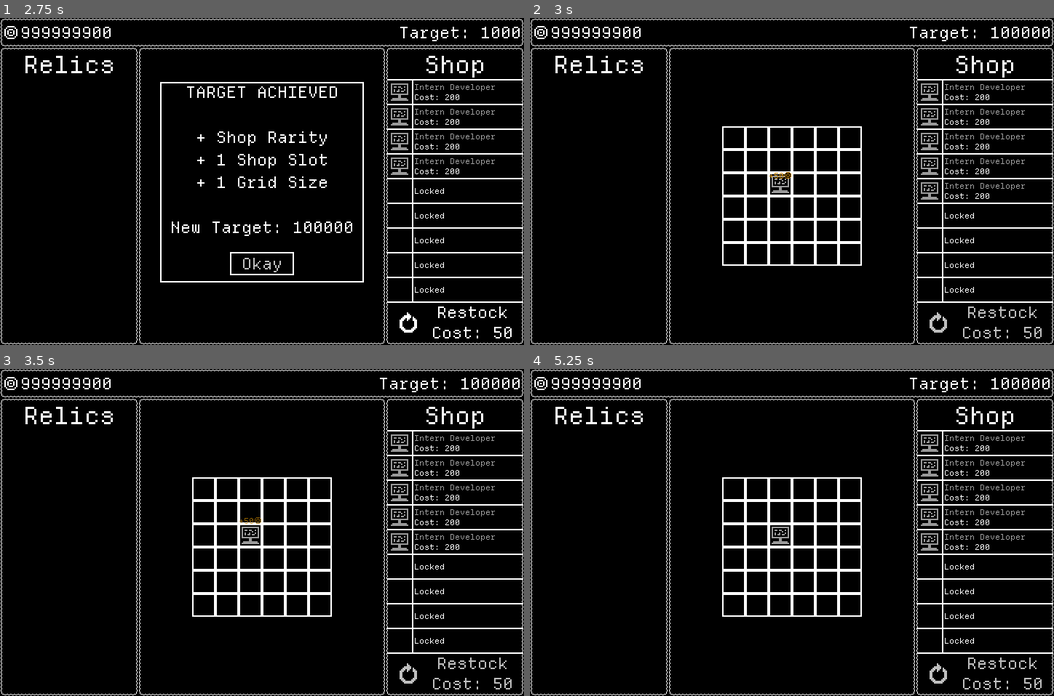
Above: before the commit, frames 1-4 (two rows, left to right).
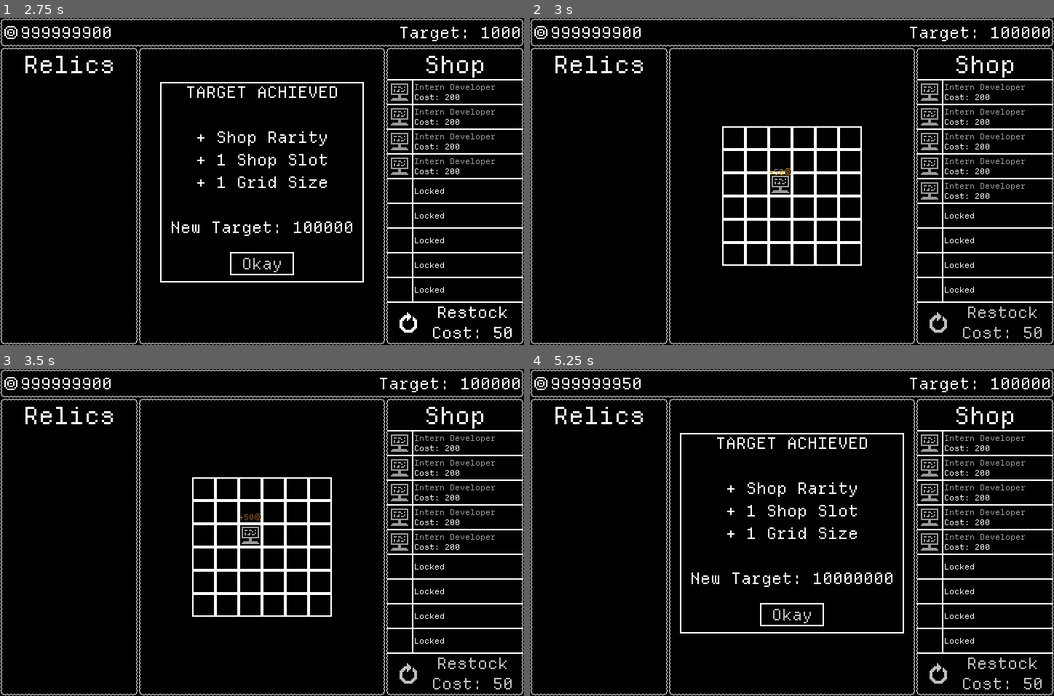
Above: after the commit, the same moments.

Repository: GemDust0/TooBigToFail
Game: Godot game, scene res://Scenes/CorporateSim.tscn
The game is run twice, just before and just after one commit, with the same random seed, the same clock (stepped at 60 frames per second) and the same inputs. This scene is started directly instead of the project's main scene.
Inputs (mouse positions are in pixels of both pictures, inside the frame that each line leads up to):
- Up to frame 1 (2.75 s): click "Restock Cost: 50" at 0.5 s; click "Restock Cost: 50" at 1.25 s; click "Restock Cost: 50" at 2 s
- Up to frame 2 (3 s): click "Okay" at 2.75 s
- Up to frame 3 (3.5 s): no input
- Up to frame 4 (5.25 s): tap Enter (enter) at 3.5, 5 s; move the mouse to (907, 516) at 3.52 s; hold Enter (enter) 3.53-4.28 s; click (907, 516) at 3.67 s; tap Space at 4.25 s; move the mouse to (687, 548) at 4.27 s; click (687, 548) at 4.35 s; move the mouse to (844, 460) at 5.02 s; hold Enter (enter) from 5.03 s (still down); click (844, 460) at 5.17 s

Frame 1 is identical in both runs. In frame 2, less than 0.1% of the frame differs, in the area x 45-50%, y 46-50%; in frame 3, less than 0.1%; in frame 4, 4.7%, in the area x 17-72%, y 2-81%.

Commit message:
tweaks to node disabling when target achieved

Diff:
--- a/Scenes/EmployeeShop.tscn
+++ b/Scenes/EmployeeShop.tscn
@@ -103,6 +103,14 @@
 mouse_filter = 2
 color = Color(1, 1, 1, 0.49803922)
 
+[node name="Disabler" type="ColorRect" parent="." unique_id=976466326]
+visible = false
+offset_left = 530.0
+offset_top = 40.0
+offset_right = 720.0
+offset_bottom = 450.0
+color = Color(1, 1, 1, 0)
+
 [connection signal="button_down" from="RestockButton" to="RestockButton" method="_on_button_down"]
 [connection signal="button_up" from="RestockButton" to="RestockButton" method="_on_button_up"]
 [connection signal="mouse_entered" from="RestockButton" to="RestockButton" method="_on_mouse_entered"]
--- a/Scripts/CorporateSim.gd
+++ b/Scripts/CorporateSim.gd
@@ -27,14 +27,16 @@
 func add_money(amount: int) -> void:
 	money += amount
 	if money >= targets[0]:
+		if $HUD/TargetReached.visible:
+			target_reached_accept()
 		$HUD/TargetReached.visible = true
 		grid.interrupt_hold()
 		shop.interrupt_hold()
 		grid.description.hide()
 		shop.slot_highlight.hide()
 		grid.unpaint_synergies()
-		grid.process_mode = Node.PROCESS_MODE_DISABLED
-		shop.process_mode = Node.PROCESS_MODE_DISABLED
+		grid.disabled = true
+		shop.disable()
 		relic_inventory.process_mode = Node.PROCESS_MODE_DISABLED
 		targets.pop_front()
 		if targets.size() == 0:
@@ -54,6 +56,6 @@
 		grid.increase_grid_size(1)
 		shop.unlock_slot()
 	shop.upgrade_shop()
-	grid.process_mode = Node.PROCESS_MODE_INHERIT
-	shop.process_mode = Node.PROCESS_MODE_INHERIT
+	grid.disabled = false
+	shop.enable()
 	relic_inventory.process_mode = Node.PROCESS_MODE_INHERIT
--- a/Scripts/EmployeeGrid.gd
+++ b/Scripts/EmployeeGrid.gd
@@ -13,6 +13,7 @@
 		highlight_filled = value
 var hovering_sell: bool = false
 var paint_locked: bool = false
+var disabled: bool = false
 
 @onready var description: DescriptionLabel = %DescriptionLabel
 @onready var sell_area: TextureRect = %SellArea
@@ -85,6 +86,8 @@
 	return cursor_grid_pos
 
 func _input(event: InputEvent) -> void:
+	if disabled:
+		return
 	if event is InputEventMouseButton:
 		if event.is_action_pressed("left_click"):
 			var cursor_grid_pos: Vector2i = get_cursor_grid_pos()
--- a/Scripts/EmployeeShop.gd
+++ b/Scripts/EmployeeShop.gd
@@ -60,6 +60,8 @@
 	return candidates[randi()%candidates.size()]
 
 func _process(_delta: float) -> void:
+	if $Disabler.visible:
+		return
 	if sim.money < 50:
 		$RestockButton.modulate = Color(0.65, 0.065, 0.163, 1.0)
 		$RestockButton.disable()
@@ -141,3 +143,9 @@
 		grid.description.show_locked = false
 		grid.paint_locked = false
 		grid.highlight_filled = true
+
+func disable() -> void:
+	$Disabler.show()
+
+func enable() -> void:
+	$Disabler.hide()
